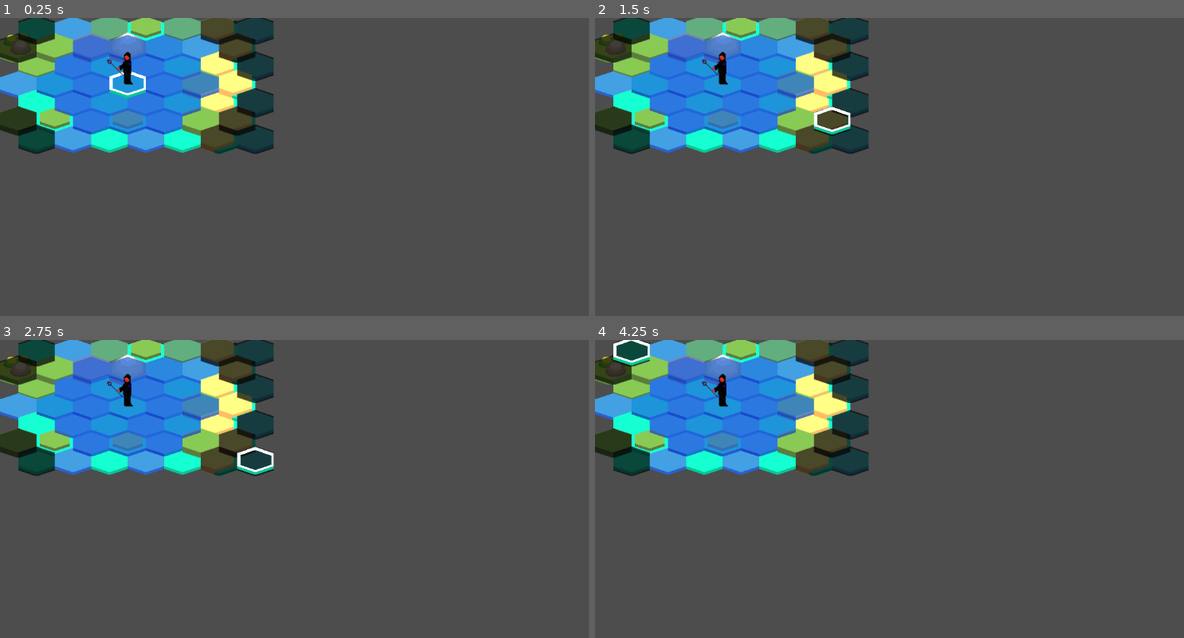
Above: before the commit, frames 1-4 (two rows, left to right).
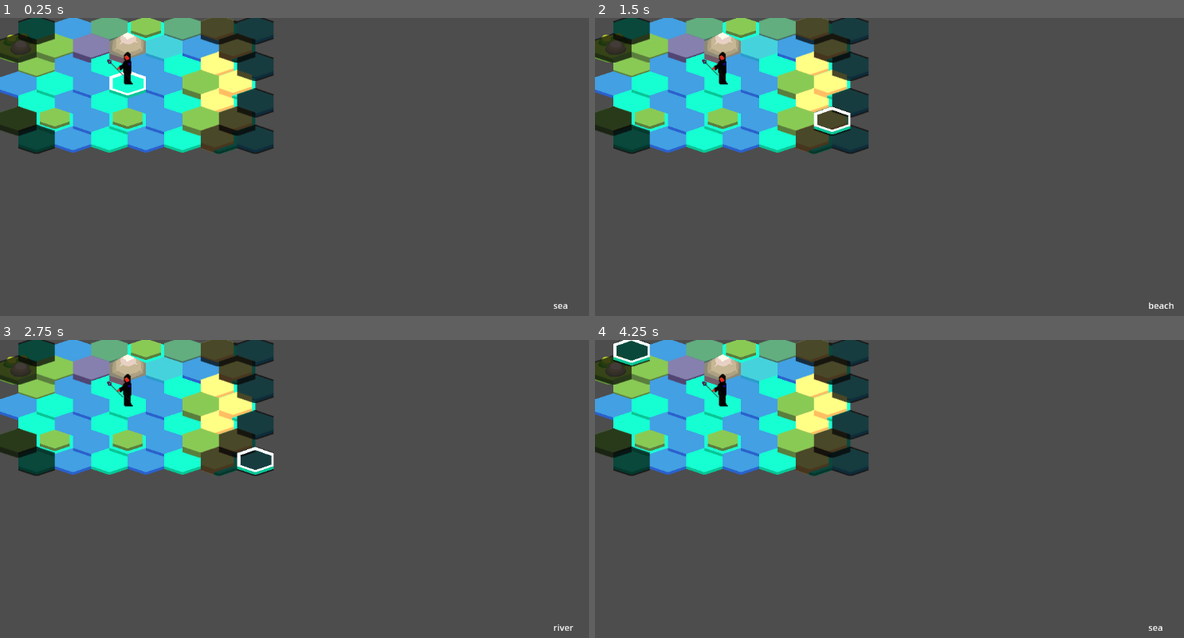
Above: after the commit, the same moments.

Repository: ahhnevermore/mixorcerers
Game: Godot game, scene res://scenes/game.tscn
Same seed, same stepped clock (60 frames per second), same inputs: the game is played once before the commit and once after it.
Inputs:
- Up to frame 1 (0.25 s): no input
- Up to frame 2 (1.5 s): tap Enter at 0.5 s; hold Right (cursor_right) 0.53-1.28 s; tap Space at 1.25 s; hold Down (cursor_down) from 1.28 s (still down)
- Up to frame 3 (2.75 s): tap Enter at 2 s; release Down (cursor_down) at 2.03 s; hold Right (cursor_right) from 2.03 s (still down)
- Up to frame 4 (4.25 s): tap Space at 2.75 s; release Right (cursor_right) at 2.78 s; hold Up (cursor_up) 2.78-3.53 s; hold Left (cursor_left) from 3.53 s (still down)

The runs differ from the first frame. In frame 1, 7.1% of the frame differs, in the area x 6-97%, y 5-98%; in frame 2, 7.3%, in the area x 6-99%, y 5-98%; in frame 3, 7.3%; in frame 4, 7.3%.

Commit message:
proceeding towards movement

Diff:
--- /dev/null
+++ b/scenes/HUD.gd
@@ -0,0 +1,17 @@
+extends CanvasLayer
+
+
+# Called when the node enters the scene tree for the first time.
+func _ready():
+	pass # Replace with function body.
+
+
+# Called every frame. 'delta' is the elapsed time since the previous frame.
+func _process(delta):
+	pass
+
+
+
+func _on_cursor_tile(terrain):
+	$Terrain.text = terrain
+	$Terrain.show()
--- /dev/null
+++ b/scenes/HUD.tscn
@@ -0,0 +1,25 @@
+[gd_scene load_steps=2 format=3 uid="uid://v4pkwn5kxsn4"]
+
+[ext_resource type="Script" path="res://scenes/HUD.gd" id="1_c1pmh"]
+
+[node name="canvaslayer" type="CanvasLayer"]
+script = ExtResource("1_c1pmh")
+
+[node name="Stats" type="Label" parent="."]
+anchors_preset = 2
+anchor_top = 1.0
+anchor_bottom = 1.0
+offset_top = -142.0
+offset_right = 250.0
+grow_vertical = 0
+
+[node name="Terrain" type="Label" parent="."]
+anchors_preset = 3
+anchor_left = 1.0
+anchor_top = 1.0
+anchor_right = 1.0
+anchor_bottom = 1.0
+offset_left = -151.0
+offset_top = -139.0
+grow_horizontal = 0
+grow_vertical = 0
--- a/scenes/game.tscn
+++ b/scenes/game.tscn
@@ -1,10 +1,11 @@
-[gd_scene load_steps=6 format=3 uid="uid://bjk0h66ajb3ly"]
+[gd_scene load_steps=7 format=3 uid="uid://bjk0h66ajb3ly"]
 
 [ext_resource type="Script" path="res://scripts/game.gd" id="1_xh63o"]
 [ext_resource type="PackedScene" uid="uid://bfudhyvp3vw1j" path="res://scenes/map.tscn" id="2_qpj8k"]
 [ext_resource type="PackedScene" uid="uid://dr1tsqatgvxyn" path="res://scenes/player.tscn" id="3_v37nu"]
 [ext_resource type="Script" path="res://scripts/player.gd" id="4_bgv5q"]
 [ext_resource type="PackedScene" uid="uid://0t8w2vfd3c4x" path="res://scenes/cursor.tscn" id="5_agag1"]
+[ext_resource type="PackedScene" uid="uid://v4pkwn5kxsn4" path="res://scenes/HUD.tscn" id="6_n8d4v"]
 
 [node name="Game" type="Node"]
 script = ExtResource("1_xh63o")
@@ -18,4 +19,7 @@
 
 [node name="Cursor" parent="." instance=ExtResource("5_agag1")]
 
+[node name="HUD" parent="." instance=ExtResource("6_n8d4v")]
+
 [connection signal="area_entered" from="Cursor" to="Player1" method="_on_cursor_area_entered"]
+[connection signal="cursor_tile" from="Cursor" to="HUD" method="_on_cursor_tile"]
--- a/scripts/cursor.gd
+++ b/scripts/cursor.gd
@@ -2,6 +2,7 @@
 
 var Map
 var cursor_active=true
+signal cursor_tile
 # Called when the node enters the scene tree for the first time.
 func _ready():
 	Map=get_parent().get_node("Map")
@@ -24,6 +25,8 @@
 	var final=Map.local_to_map(position)+change
 	if final.x< Map.xw and final.y< Map.yw and final.x>=0 and final.y>=0:
 		position=Map.map_to_local(final)
+		cursor_tile.emit(Map.get_terrain(Map.get_tile(final)))
+
 
 
 func _on_repeat_delay_timeout():
--- a/scripts/game.gd
+++ b/scripts/game.gd
@@ -7,7 +7,7 @@
 func _ready():
 	$Map.gen_map()
 	$Player1.display_vision()
-	$Player1.display_move_grid()
+	#$Player1.display_move_grid()
 
 
 # Called every frame. 'delta' is the elapsed time since the previous frame.
--- a/scripts/player.gd
+++ b/scripts/player.gd
@@ -7,12 +7,11 @@
 var move_modifier =0
 var allies: Array
 # Called when the node enters the scene tree for the first time.
+
 func _ready():
 	Map=get_parent().get_node("Map")
 	position= Map.map_to_local(Map.map_file["player1_start_position"])
 	allies.push_back(self)
-
-
 
 # Called every frame. 'delta' is the elapsed time since the previous frame.
 func _process(_delta):
@@ -34,15 +33,5 @@
 		Map.set_cell(3,tile,Map.terrains['ocean']["sprite_id"],Map.terrains['ocean']["sprite_atlas"])
 
 
-
-
-
-
-
-
-
-
-
-
 func _on_cursor_area_entered(area):
 	print("true")
